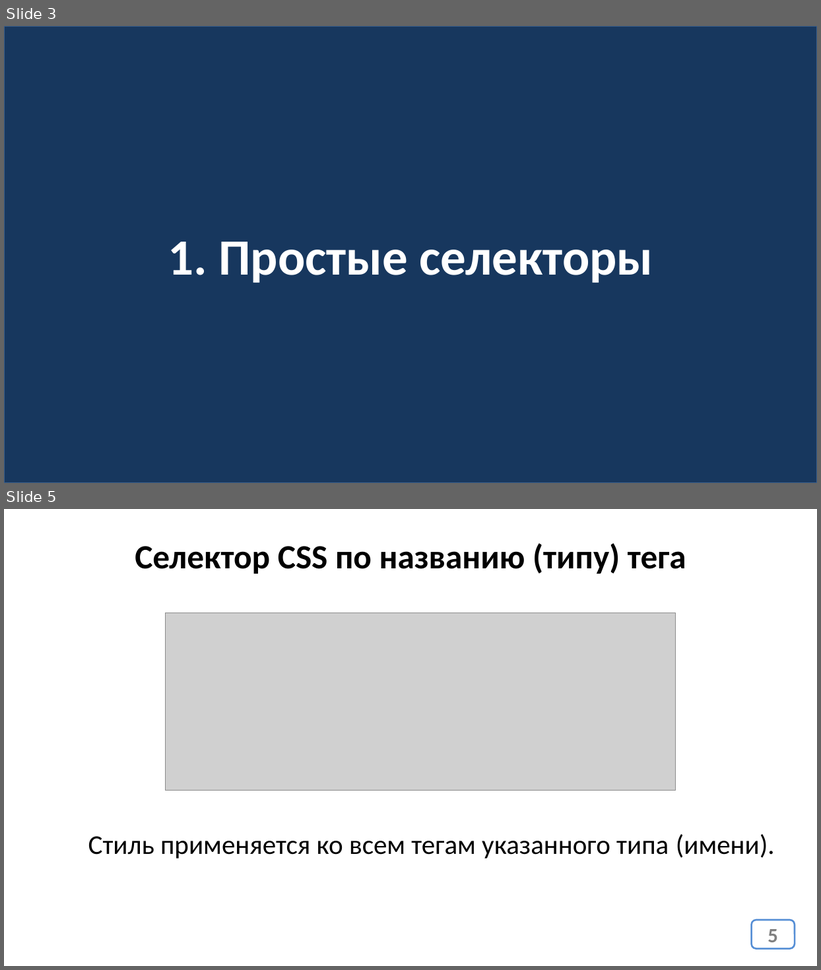
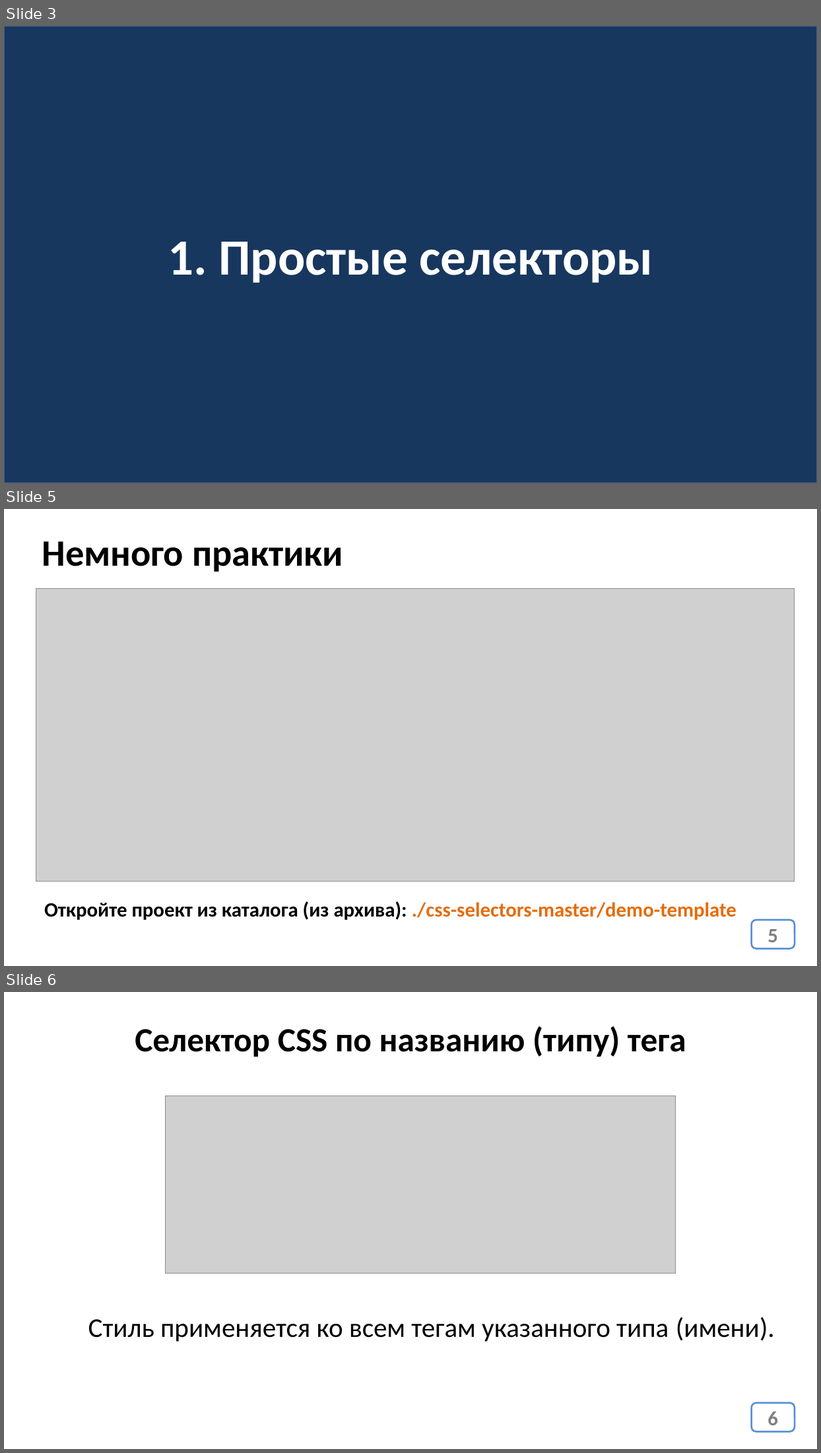
Before and after one commit to web35-ortdnipro/lesson06, a slide deck: lesson06.pptx. Shown one above the other, each under a label of ours: slides 3 and 5 before the commit, slides 3, 5 and 6 after it; the slides between them are not shown. The pictures are 821x970 and 821x1453 pixels, drawn with LibreOffice and Linux fonts; fonts in the diff are those of the drawing; grey boxes stand for pictures. Boxes give left, top, right and bottom in pixels: in the first picture for what was removed or moved away, otherwise in the second. Text is boxed around its words. In the diff, an @@ line names an element or a change of style, - is before the commit and + after.

```diff
--- a/lesson06.pptx
+++ b/lesson06.pptx
@@ slide 5 added at [4, 509, 817, 966], background #FFFFFF @@
@@ text added at [42, 541, 343, 572], 44 pt, text #000000, bold @@
+Немного практики
@@ picture added at [36, 589, 795, 882] @@
@@ text added at [44, 902, 737, 920], 24 pt, text #E46C0A, bold @@
+Откройте проект из каталога (из архива): ./css-selectors-master/demo-template
@@ page number added at [752, 920, 795, 949], fill #FFFFFF, outline #558ED5 2 pt, 24 pt, text #808080, bold @@
+5
@@ what was slide 5 is now slide 6 @@
@@ page number at [768, 1412, 778, 1426]: text changed @@
-5
+6
```
Also in this commit, not shown: 1 slide changed, 1 other slide added, 1 slide removed, 1 other file.
